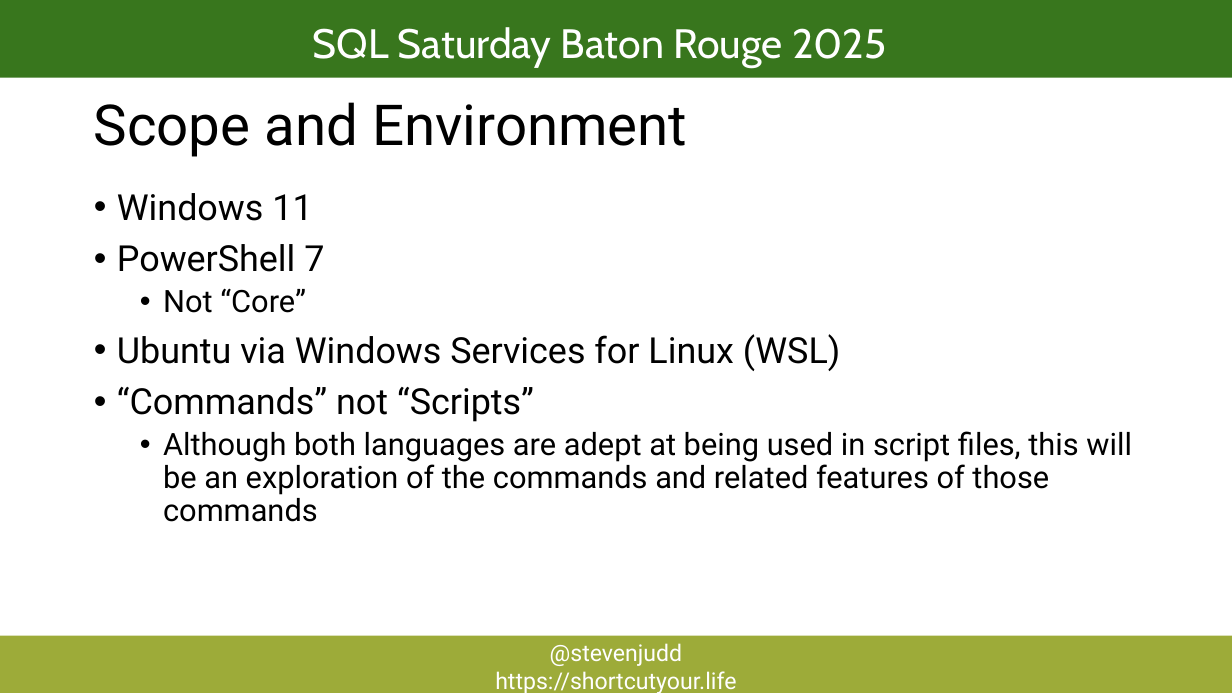
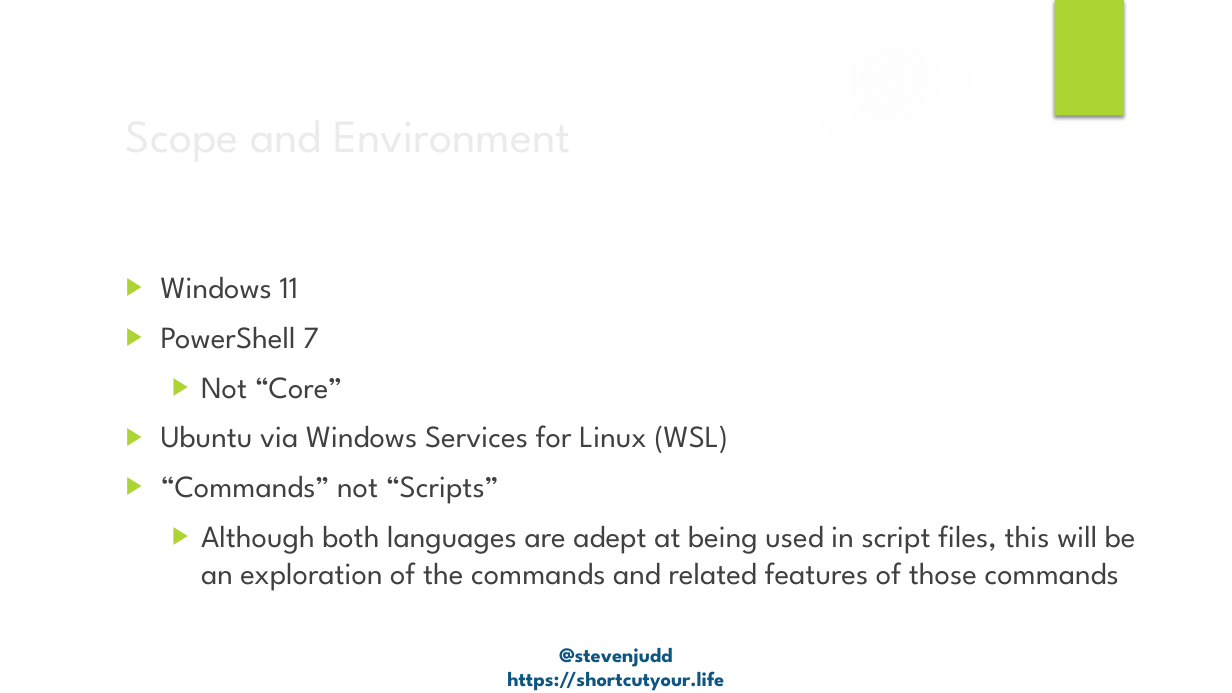
Before and after one commit to stevenjudd/DontBashPowerShell, a slide deck: slide 4 of Dont Bash PowerShell.pptx (slide 5 before the commit). Drawn at 1232x693 pixels with LibreOffice and Linux fonts; fonts in the diff are those of the drawing; background and template pictures are left out. Boxes give left, top, right and bottom in pixels: in the first picture for what was removed or moved away, otherwise in the second. Text is boxed around its words. In the diff, an @@ line names an element or a change of style, - is before the commit and + after.

Commit message:
added gitignore rearranged demos fixed demo path updated slides

```diff
--- a/Dont Bash PowerShell.pptx
+++ b/Dont Bash PowerShell.pptx
@@ rectangle removed at (0,0,1232,78) @@
@@ group added at (0,0,1232,693): 5 ellipses, 2 freeform shapes @@
@@ text removed at (313,27,887,67) @@
-SQL Saturday Baton Rouge 2025
@@ rectangle added at (1055,0,1124,116), fill #ACD433 @@
@@ title "Scope and Environment": place and size @@
-title "Scope and Environment" at (94,102,687,157)
+title "Scope and Environment" at (116,98,1002,169)
@@ title "Scope and Environment" at (116,98,1002,169): size 44 to 36 pt, font Roboto to League Spartan, text colour #000000 to #EBEBEB; line spacing 0.9 to 1; vertical alignment top to middle @@
@@ text "Windows 11": place and size @@
-text "Windows 11" at (117,193,1132,522)
+text "Windows 11" at (161,277,1136,591)
@@ text "Windows 11" at (161,277,1136,591): size 28 to 24 pt in "Windows 11", "PowerShell 7", "Ubuntu via Windows Services for Linux (WSL)", "“Commands” not “Scripts”"; font Roboto to League Spartan, text colour #000000 to #404040; bullet • to ▶; line spacing 0.9 to 1; more space between paragraphs @@
@@ text "@stevenjudd": place and size @@
-text "@stevenjudd" at (0,636,1232,693)
+text "@stevenjudd" at (507,648,724,691)
@@ text "@stevenjudd" at (507,648,724,691): size 18 to 16 pt, font Roboto to League Spartan, text colour #FFFFFF to #0E5580, bold on; fill #9DAB39 to none @@
```
Also in this commit, not shown: 14 other slides changed, 2 slides removed, 2 other files.
